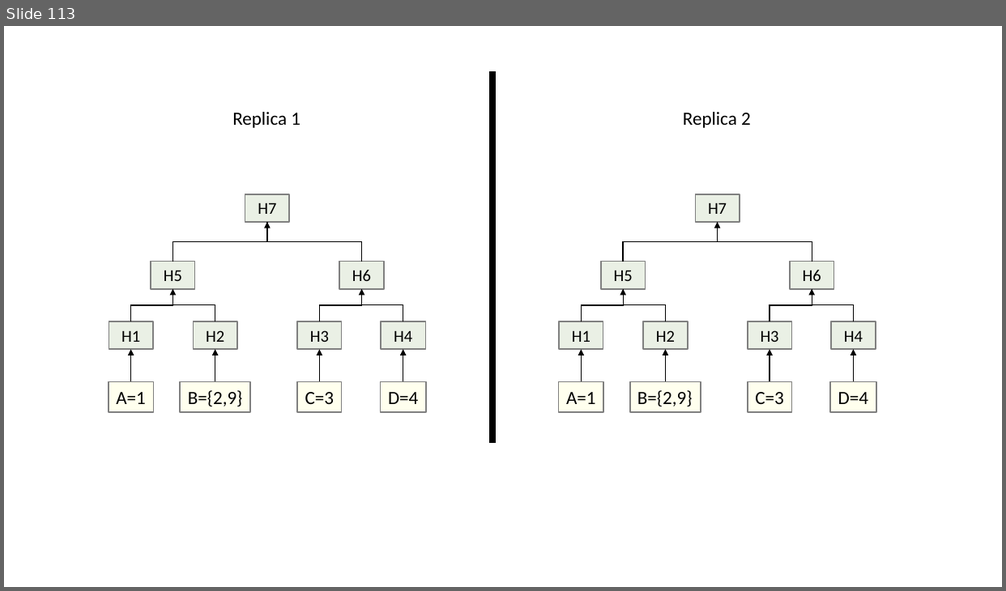
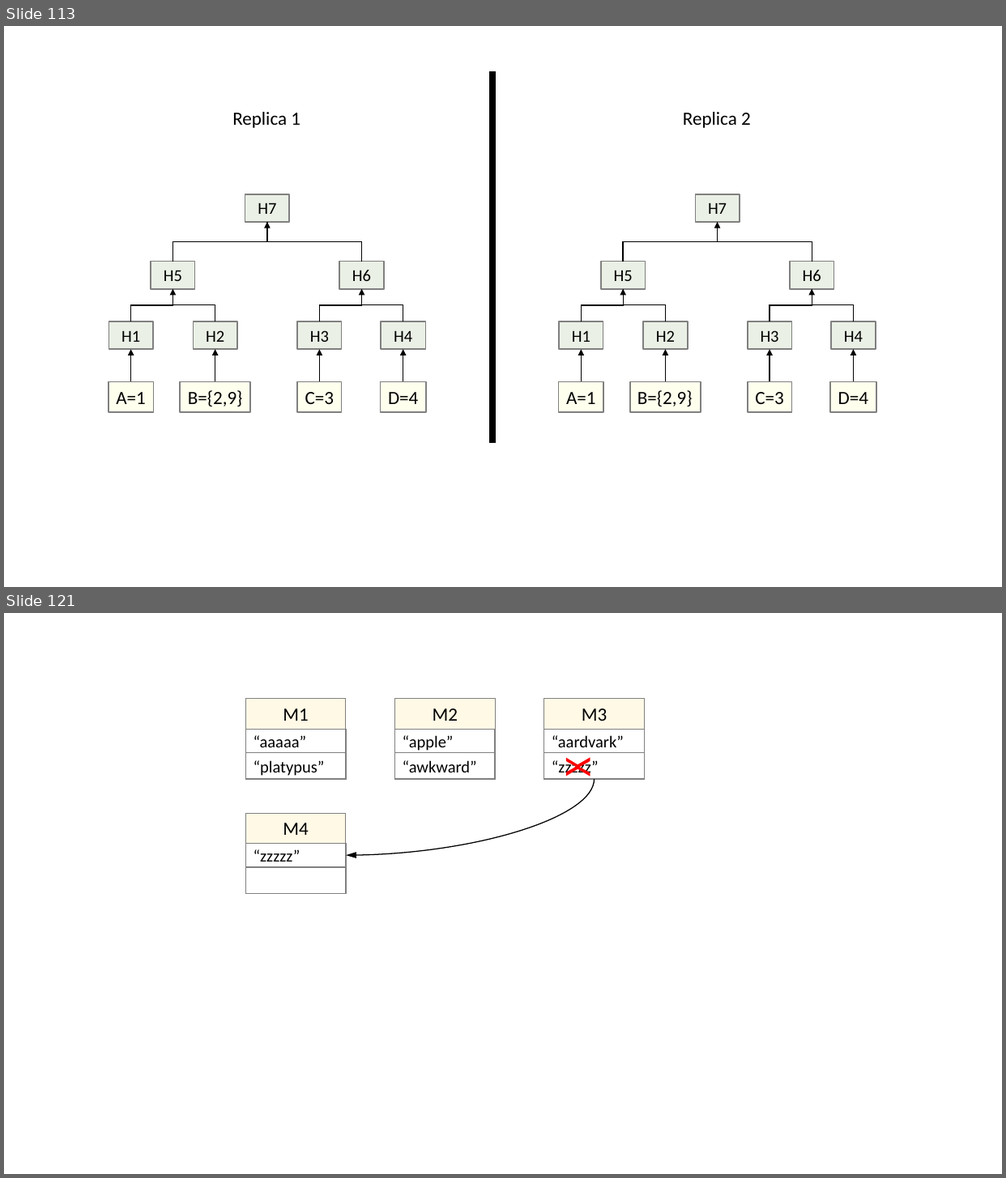
Before and after one commit to ChrisWhealy/DistributedSystemNotes, a slide deck: img/Diagrams.pptx. Shown one above the other, each under a label of ours: slide 113 before the commit, slides 113 and 121 after it; the slides between them are not shown. The pictures are 1006x591 and 1006x1178 pixels, drawn with LibreOffice and Linux fonts; fonts in the diff are those of the drawing. Boxes give left, top, right and bottom in pixels: in the first picture for what was removed or moved away, otherwise in the second. Text is boxed around its words. In the diff, an @@ line names an element or a change of style, - is before the commit and + after.

```diff
--- a/img/Diagrams.pptx
+++ b/img/Diagrams.pptx
@@ slide 121 added at [4, 613, 1002, 1174], background #FFFFFF @@
@@ rectangle added at [246, 699, 346, 729], fill #FFF9E6, outline #808080 0.75 pt, 18 pt, text #000000 @@
+M1
@@ rectangle added at [394, 699, 495, 729], fill #FFF9E6, outline #808080 0.75 pt, 18 pt, text #000000 @@
+M2
@@ rectangle added at [544, 699, 645, 729], fill #FFF9E6, outline #808080 0.75 pt, 18 pt, text #000000 @@
+M3
@@ rectangle added at [246, 729, 346, 753], outline #808080 1 pt, 16 pt, text #000000 @@
+“aaaaa”
@@ rectangle added at [394, 729, 495, 753], outline #808080 1 pt, 16 pt, text #000000 @@
+“apple”
@@ rectangle added at [544, 729, 645, 753], outline #808080 1 pt, 16 pt, text #000000 @@
+“aardvark”
@@ rectangle added at [246, 753, 346, 779], outline #808080 1 pt, 16 pt, text #000000 @@
+“platypus”
@@ rectangle added at [394, 753, 495, 779], outline #808080 1 pt, 16 pt, text #000000 @@
+“awkward”
@@ rectangle added at [544, 753, 645, 779], outline #808080 1 pt, 16 pt, text #000000 @@
+“zzzzz”
@@ curved arrow added from (594, 779) to (346, 855), #000000 1 pt @@
@@ text added at [555, 760, 600, 777], 36 pt, text #FF0000 @@
+X
@@ rectangle added at [246, 814, 346, 844], fill #FFF9E6, outline #808080 0.75 pt, 18 pt, text #000000 @@
+M4
@@ rectangle added at [246, 844, 346, 867], outline #808080 1 pt, 16 pt, text #000000 @@
+“zzzzz”
@@ rectangle added at [246, 867, 346, 894], outline #808080 1 pt @@
```
Also in this commit, not shown: 12 other slides added, 24 other files.
